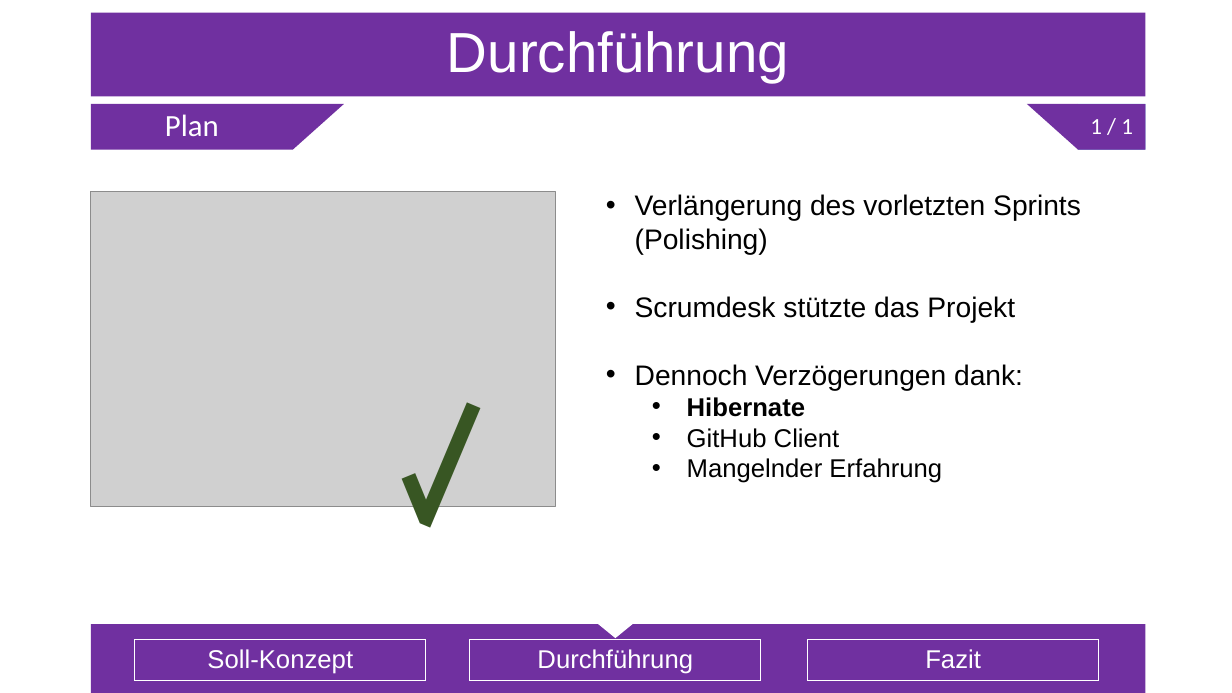
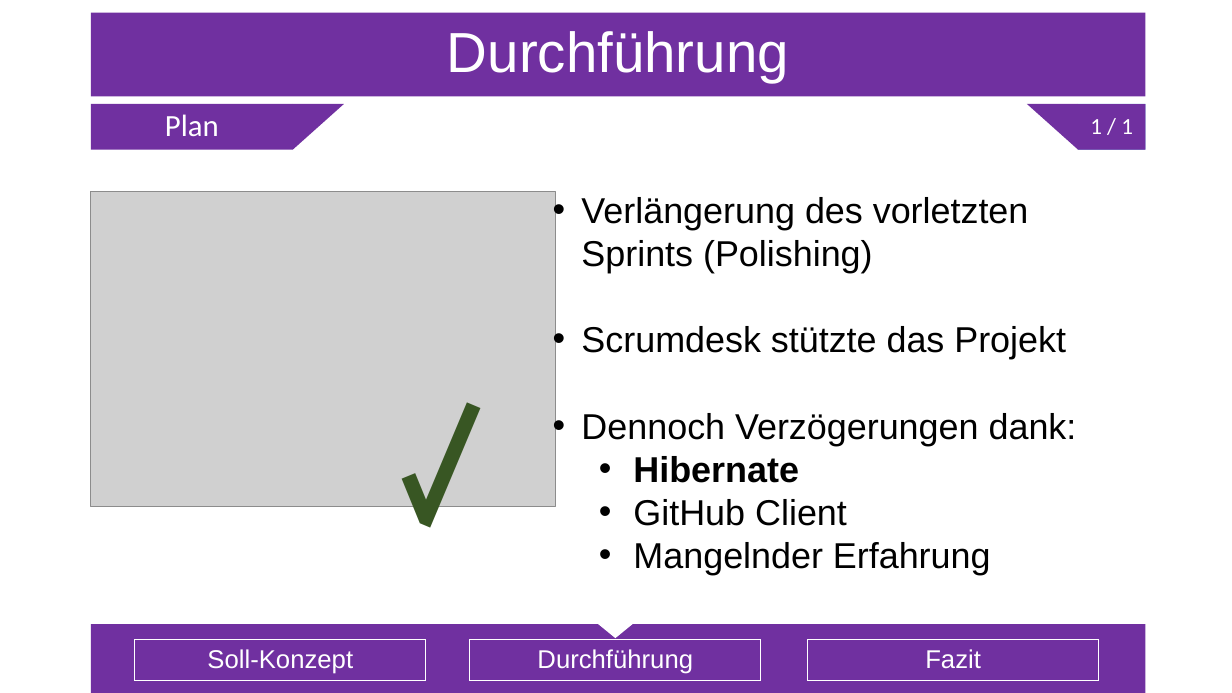
Before and after one commit to Sl0thking/mp_anwen_scrumiverse, a slide deck: slide 16 of Projektpräsentation/Projektpräsentation.pptx. Drawn at 1232x693 pixels with LibreOffice and Linux fonts; fonts in the diff are those of the drawing; grey boxes stand for pictures. Boxes give left, top, right and bottom in pixels: in the first picture for what was removed or moved away, otherwise in the second. Text is boxed around its words. In the diff, an @@ line names an element or a change of style, - is before the commit and + after.

```diff
--- a/Projektpräsentation/Projektpräsentation.pptx
+++ b/Projektpräsentation/Projektpräsentation.pptx
@@ text "Verlängerung des vorletzten Sprints (Polishing)" moved from (x1=635, y1=194, x2=1081, y2=483) to (x1=581, y1=197, x2=1077, y2=575) @@
@@ text "Verlängerung des vorletzten Sprints (Polishing)" at (x1=581, y1=197, x2=1077, y2=575): size 22 to 28 pt in "Verlängerung des vorletzten Sprints (Polishing)", "Scrumdesk stützte das Projekt", "Dennoch Verzögerungen dank:"; size 20 to 28 pt in "Hibernate", "GitHub Client", "Mangelnder Erfahrung" @@
```
Also in this commit, not shown: 7 other slides changed.
